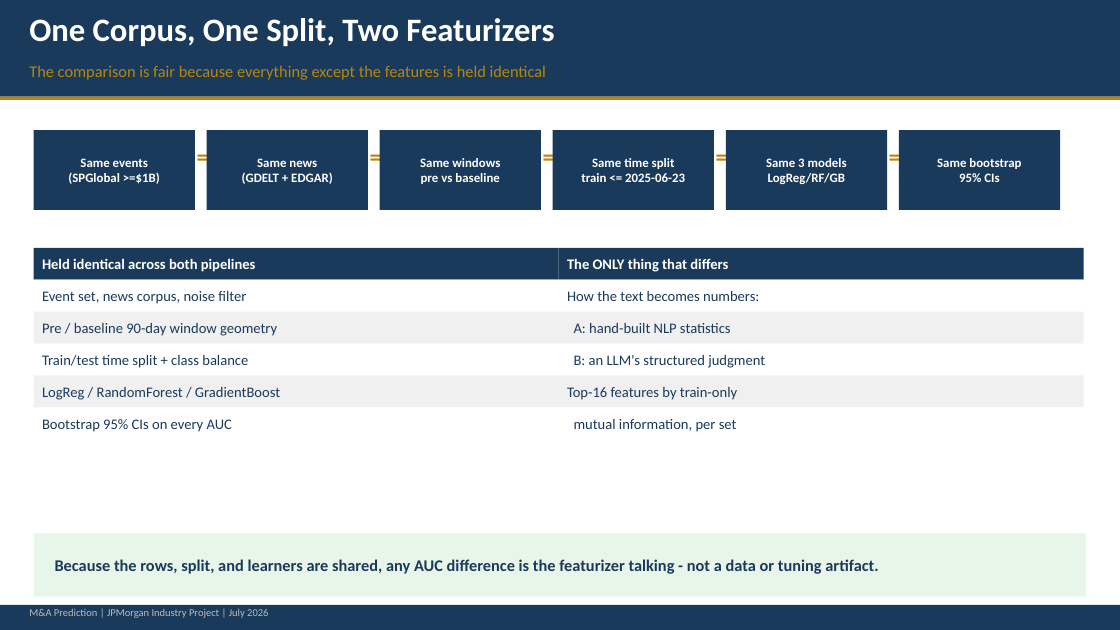
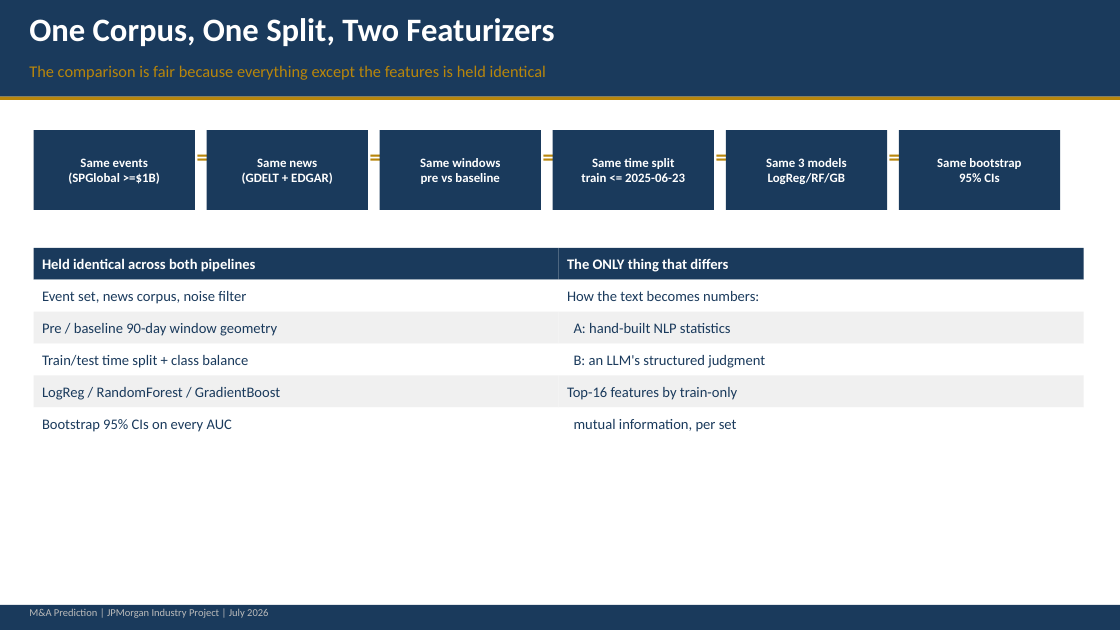
Before and after one commit to cindyfu0312/ucb-jpm-MA-prediction, a slide deck: slide 3 of reports/week7_ma_prediction_nlp_vs_llm_presentation.pptx. Drawn at 1120x630 pixels with LibreOffice and Linux fonts; fonts in the diff are those of the drawing. Boxes give left, top, right and bottom in pixels: in the first picture for what was removed or moved away, otherwise in the second. Text is boxed around its words. In the diff, an @@ line names an element or a change of style, - is before the commit and + after.

```diff
--- a/reports/week7_ma_prediction_nlp_vs_llm_presentation.pptx
+++ b/reports/week7_ma_prediction_nlp_vs_llm_presentation.pptx
@@ rectangle removed at [34, 534, 1086, 597] @@
@@ text removed at [55, 559, 878, 574] @@
-Because the rows, split, and learners are shared, any AUC difference is the featurizer talking - not a data or tuning artifact.
```
Also in this commit, not shown: 7 other slides changed, 3 slides added, 2 other files.
